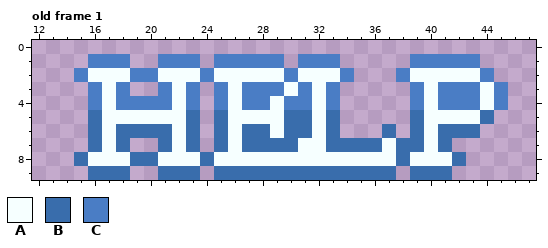
Two states of a pixel-art file, sprites/label-help.aseprite. That is the earlier state.
60x10 pixels, 1 frame. Shown: old frame 1: x 12..47, y 0..9.
Palette (. is transparent): A #f6ffff  B #396dac  C #4a7dc5
Pixels before, old frame 1, first column x 15:
 1 .CCC..CCC.CCCCC.CCC.....CCCCC..
 2 CAAACCAAACAAAAACAAAC...CAAAAAC.
 3 .CAC..CAC.CACCCACAC.....CACCCAC
 4 .CACCCCAC.CACCACCAC.....CACCCAC
 5 .BAAAAAAB.BAAAABBAB.....BAAAAB.
 6 .BABBBBAB.BABBABBAB...B.BABBB..
 7 .BAB..BAB.BABBBBAABBBBABBAB....
 8 BAAABBAAABAAAAAAAAAAAAABAAAB...
 9 .BBB..BBB.BBBBBBBBBBBBB.BBB....
The same view after the edit:
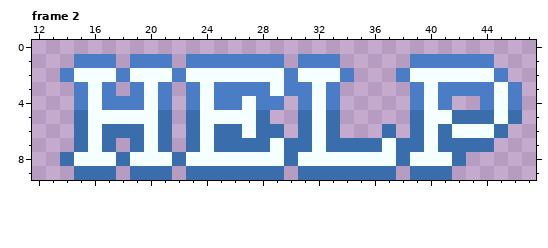
A new or re-ordered frame is compared with the old frame closest to it.
Changes in this commit:
frames 1 -> 2
Frame 2 is new; against old frame 1:
y 1: x 15 . -> C; x 18..20 C.. -> .CC; x 22 C -> .; x 24 . -> C; x 44 . -> C
y 2: x 14..15 .C -> CA; x 18..20 ACC -> CAA; x 22 A -> C; x 24 C -> A; x 44..45 C. -> AC
y 3: x 15..20 .CAC.. -> CAC.CA; x 22 A -> .; x 24 . -> A; x 26 A -> C; x 29..30 CA -> AC; x 44..46 AC. -> CAC
y 4: x 15..17 .CA -> CAC; x 20 C -> A; x 22 A -> .; x 24 . -> A; x 26..27 AC -> CA; x 29..30 AC -> C.; x 42..46 CCAC. -> ..CAC
y 5: x 15..16 .B -> BA; x 21..22 AA -> B.; x 24..25 .B -> AA; x 28..30 AAB -> B..; x 42..43 AA -> BB; x 45..46 .. -> AB
y 6: x 15..17 .BA -> BAB; x 20 B -> A; x 22 A -> .; x 24 . -> A; x 26..27 AB -> BA; x 29..30 AB -> B.; x 42..45 BB.. -> AAAB
y 7: x 15..20 .BAB.. -> BAB.BA; x 22 A -> .; x 24 . -> A; x 26 A -> B; x 29 B -> A; x 31 A -> B; x 42..44 ... -> BBB
y 8: x 14..15 .B -> BA; x 18..20 ABB -> BAA; x 22 A -> B; x 24 B -> A; x 30 A -> B
y 9: x 15 . -> B; x 18..20 B.. -> .BB; x 22 B -> .; x 24 . -> B; x 30 B -> .
Boxes around the changes in both pictures, in picture pixels (x1, y1, x2, y2):
changed: (60, 54, 312, 180)
changed: (452, 54, 522, 152)
